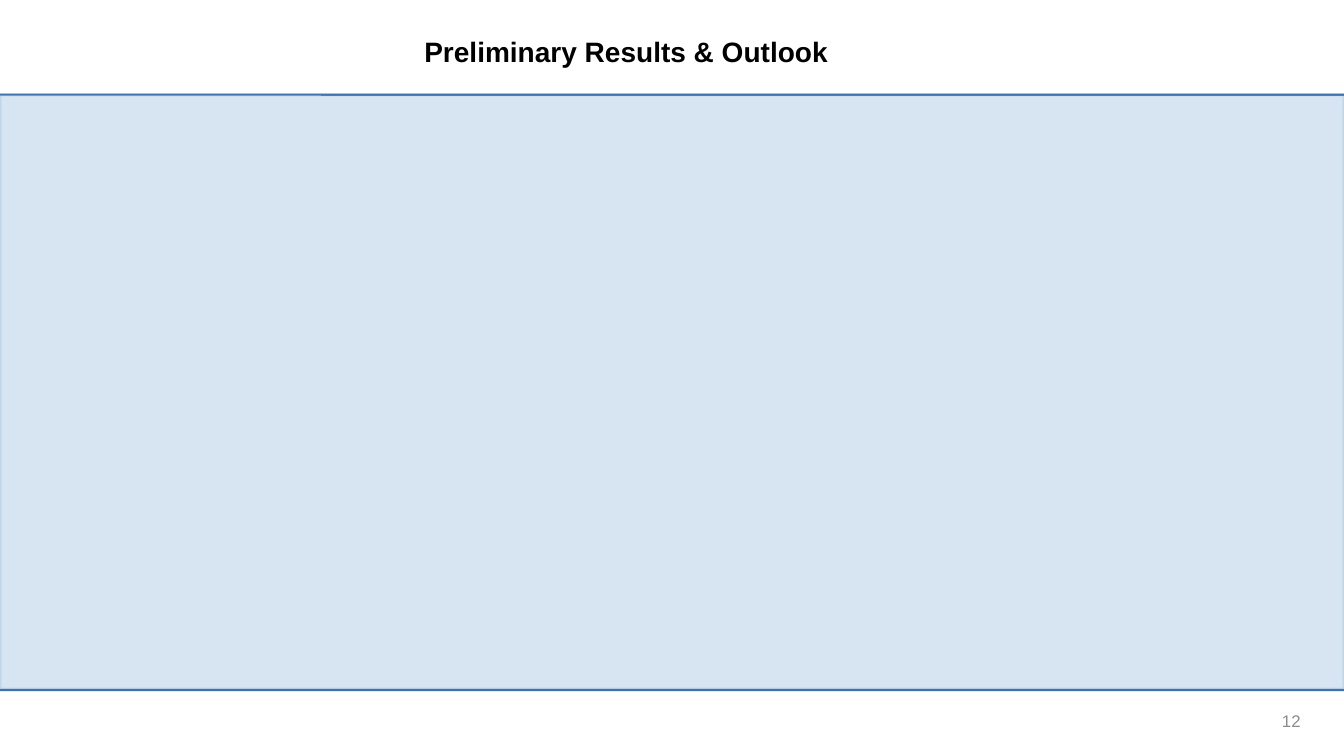
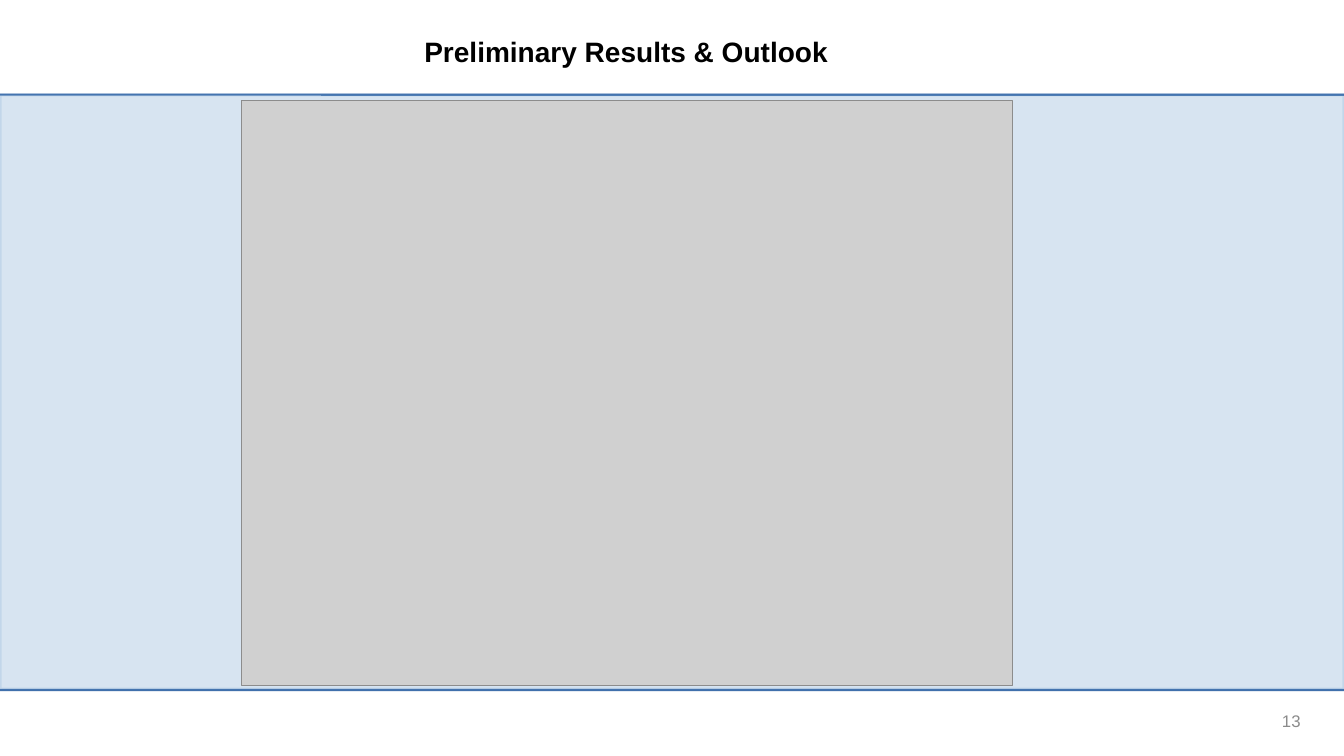
Before and after one commit to jenegger/r3bweek24_gsi, a slide deck: slide 13 of r3bweek_24_gsi.odp (slide 12 before the commit). Drawn at 1344x756 pixels with LibreOffice and Linux fonts; fonts in the diff are those of the drawing; grey boxes stand for pictures; background and template pictures are left out. Boxes give left, top, right and bottom in pixels: in the first picture for what was removed or moved away, otherwise in the second. Text is boxed around its words. In the diff, an @@ line names an element or a change of style, - is before the commit and + after.

```diff
--- a/r3bweek_24_gsi.odp
+++ b/r3bweek_24_gsi.odp
@@ picture added at [242,101,1013,686] @@
@@ page number at [1282,715,1301,727]: text changed @@
-12
+13
```
Also in this commit, not shown: 4 other slides changed, 5 slides added, 2 slides removed, 14 other files.
